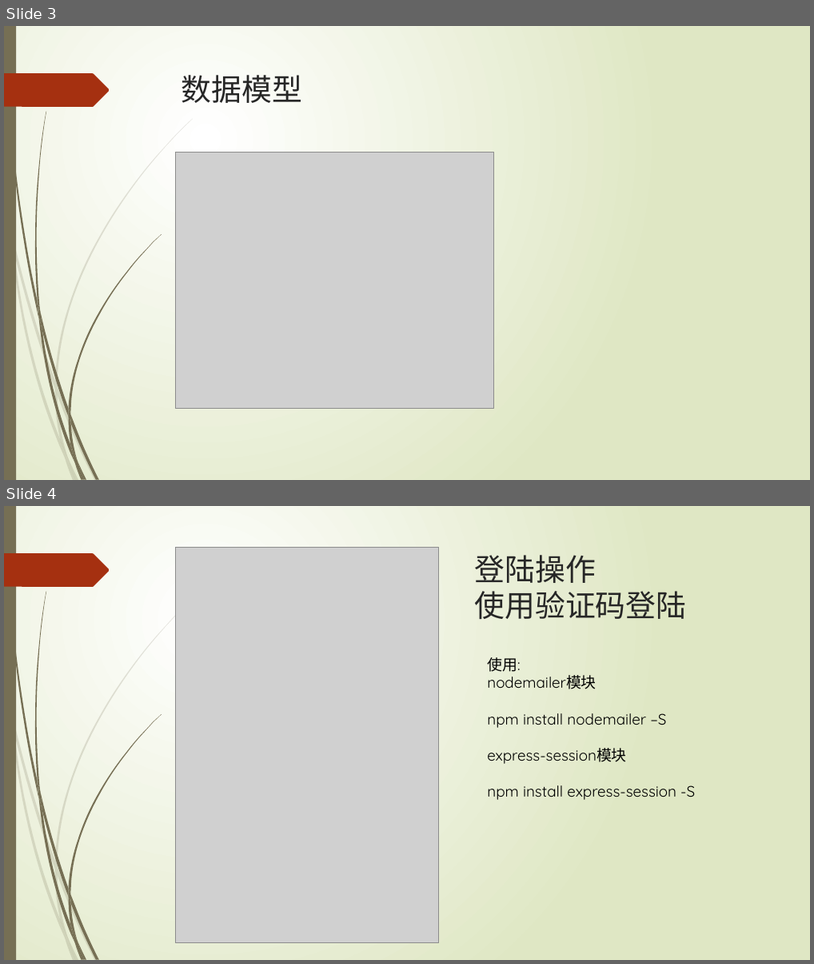
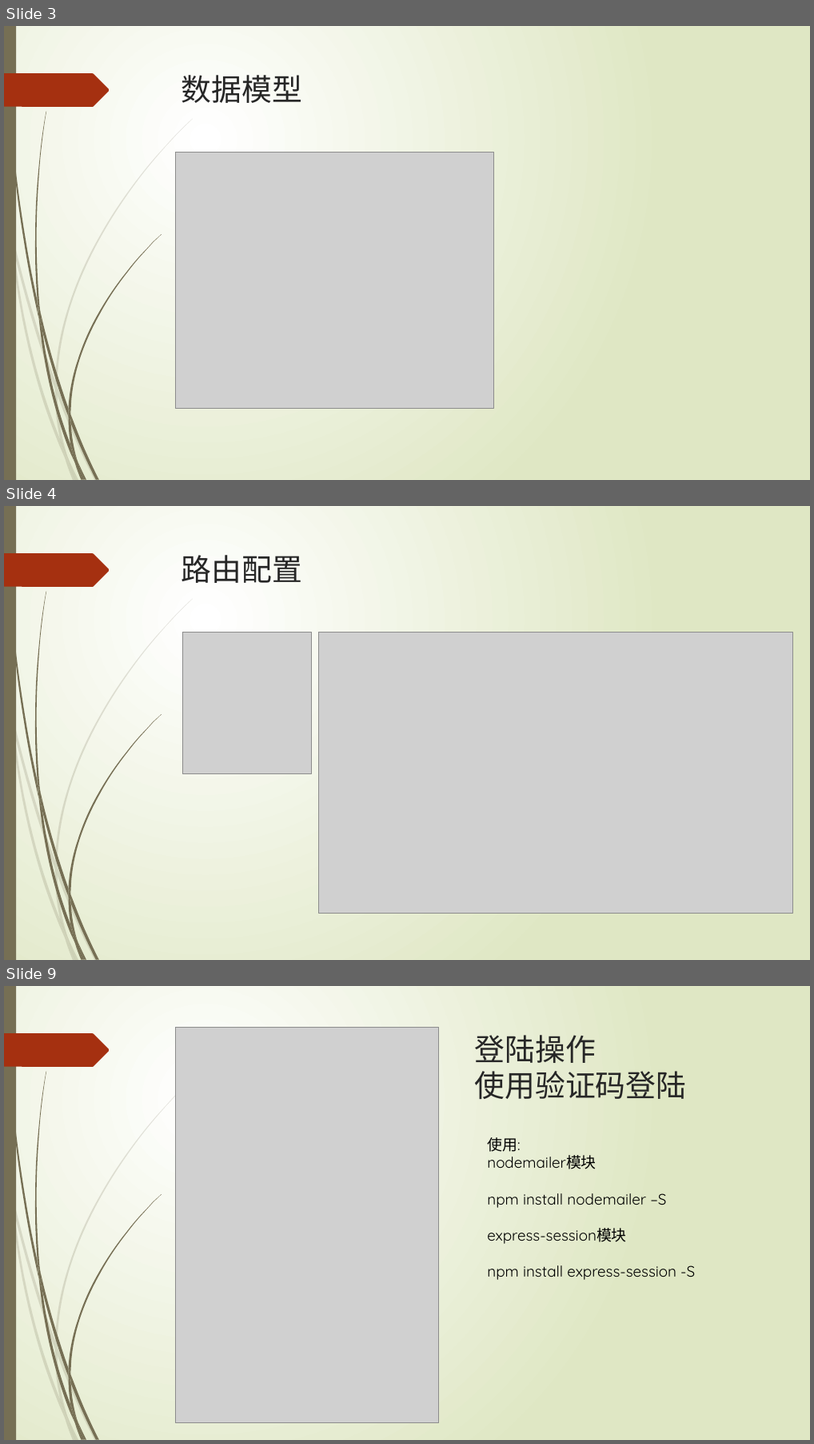
Before and after one commit to Caramel-Zhao/vipshop-vue-demo, a slide deck: ppt-doc/vip-shop.pptx. Shown one above the other, each under a label of ours: slides 3 and 4 before the commit, slides 3, 4 and 9 after it; the slides between them are not shown. The pictures are 814x964 and 814x1444 pixels, drawn with LibreOffice and Linux fonts; fonts in the diff are those of the drawing; grey boxes stand for pictures. Boxes give left, top, right and bottom in pixels: in the first picture for what was removed or moved away, otherwise in the second. Text is boxed around its words. In the diff, an @@ line names an element or a change of style, - is before the commit and + after.

```diff
--- a/ppt-doc/vip-shop.pptx
+++ b/ppt-doc/vip-shop.pptx
@@ slide 4 added at bbox=[4, 506, 810, 960], background gradient #FFFFFF to #DFE8C4; not listed: 24 template elements that a slide beside it also shows @@
@@ title added at bbox=[182, 555, 302, 583], 36 pt, text #262626 @@
+路由配置
@@ picture added at bbox=[182, 632, 312, 772] @@
@@ picture added at bbox=[318, 632, 794, 912] @@
@@ what was slide 4 is now slide 9 @@
```
Also in this commit, not shown: 5 other slides added, 1 other file.
